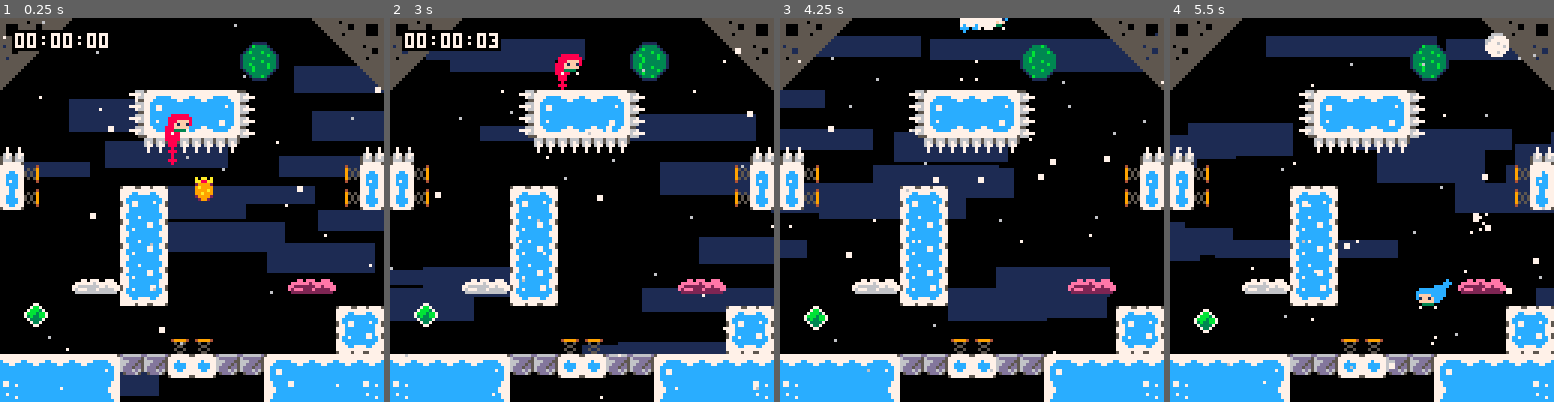
Above: before the commit, frames 1-4 (left to right).
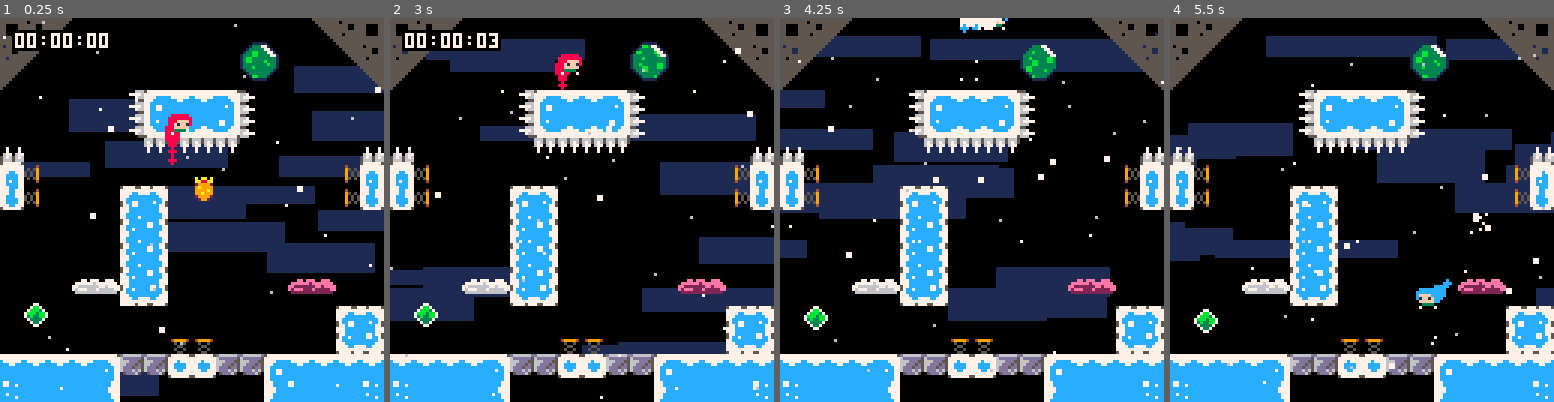
Above: after the commit, the same moments.

Repository: CelesteClassic/newleste.p8
Game: PICO-8 cartridge ridge.p8
Same seed, same stepped clock (60 frames per second), same inputs: the game is played once before the commit and once after it.
Inputs:
- Up to frame 1 (0.25 s): no input
- Up to frame 2 (3 s): tap X (X key) at 0.33, 1.07, 1.85, 2.97 s; tap O (Z key) at 0.7, 1.7, 2.1, 2.5, 2.9 s; hold Right 1.6-2.1 s; hold Up 2.15-2.42 s; hold Right from 2.47 s (still down)
- Up to frame 3 (4.25 s): release Right at 3.03 s; hold Left 3.08-3.58 s; tap O (Z key) at 3.3, 3.7, 4.1 s; hold Down 3.63-3.97 s; hold Right from 4.02 s (still down); tap X (X key) at 4.08 s
- Up to frame 4 (5.5 s): tap O (Z key) at 4.5, 4.9, 5.3 s; release Right at 4.68 s; hold Up 4.73-5.03 s; hold Left from 5.08 s (still down); tap X (X key) at 5.2 s

The runs differ from the first frame. In frame 1, 0.2% of the frame differs, in the area x 64-72%, y 7-16%; in frame 2, 0.2%; in frame 3, 0.2%; in frame 4, 0.5%, in the area x 64-89%, y 3-16%.

Commit message:
more expiremental bubble graphics

Diff:
--- a/ridge.p8
+++ b/ridge.p8
@@ -830,6 +830,20 @@
     sspr(48,32+this.poff,8,11,this.x+2,this.y+1)
     sspr(50,32+this.poff,2,7,this.x+2,this.y+3,2,7,true)
     sspr(50,35+this.poff,2,7,this.x+9,this.y+3)
+
+    line(this.x+8,this.y+1, this.x+11,this.y+4,7)
+    line(this.x+7,this.y+1, this.x+10,this.y+4,7)
+
+    --[[line(this.x+5,this.y+1, this.x+8,this.y+1,7)
+    line(this.x+4,this.y+2, this.x+7,this.y+2,7)]]
+
+    --[[ovalfill(this.x+4,this.y+1,this.x+2*r-4,this.y+3,7)
+    line(this.x+4,this.y+1, this.x+8,this.y+1,7)]]
+
+    --ovalfill(this.x+3,this.y+1,this.x+2*r-3,this.y+3,7)
+
+    --[[ovalfill(this.x+4,this.y,this.x+2*r-4,this.y+2,7)
+    line(this.x+5,this.y, this.x+8,this.y,1)]]--
   end
 }
 
@@ -1411,29 +1425,30 @@
 777cc7777777ccccc777777ccccc77777777ccc7777777777ccc777777cccc77cc7ccccc55555500005555555505555555555555000000000000000000000000
 777cc777777777777777777777777777777777777777777777777777777cc777ccccc7cc55555550055555555555555555555555000000000000000000000000
 77cccc7757777777777777777777777557777777777777777777777557777775cccccccc55555555555555555555555555555555000000000000000000000000
-00077077700777005777755777577775007777000077770000b00000000000000000000000000000000000000000000000000000000000000000000000000000
-07777776777777707777777777777777077677700777677000000b00000000000000000000000000000000000000000000000000000000000000000000000000
+00077077700777005777755777577775007777000077770000000000000000000000000000000000000000000000000000000000000000000000000000000000
+077777767777777077777777777777770776777007776770000000b0000000000000000000000000000000000000000000000000000000000000000000000000
 77666666677677777777cc7777cc7777777777776777777700000000000000000000000000000000000000000000000000000000000000000000000000000000
 7677766676666677777cccccccccc777767777776776776700b00000000000000000000000000000000000000000000000000000000000000000000000000000
-066666666666666077cccccccccccc77777677766777777700b00000000000000000000000000000000000000000000000000000000000000000000000000000
+066666666666666077cccccccccccc77777677766777777700000000000000000000000000000000000000000000000000000000000000000000000000000000
 000000000000000057cc77ccccc7cc75777777666677777700000000000000000000000000000000000000000000000000000000000000000000000000000000
-0000000000000000577c77ccccccc775077776600667777000000b00000000000000000000000000000000000000000000000000000000000000000000000000
-0000000000000000777cccccccccc777006666000066770000000000000000000000000000000000000000000000000000000000000000000000000000000000
-0000000000000000777cccccccccc777000000000000000000b00000000000000000000000000000000000000000000000000000000000000000000000000000
-000000000000000077cccccccccccc77000000000000000000000b00000000000000000000000000000000000000000000000000000000000000000000000000
+0000000000000000577c77ccccccc775077776600667777000bb0000000000000000000000000000000000000000000000000000000000000000000000000000
+0000000000000000777cccccccccc777006666000066770000bb0000000000000000000000000000000000000000000000000000000000000000000000000000
+0000000000000000777cccccccccc777000000000000000000000000000000000000000000000000000000000000000000000000000000000000000000000000
+000000000000000077cccccccccccc770000000000000000000000b0000000000000000000000000000000000000000000000000000000000000000000000000
 000000000000000077cccc7ccccccc77000000000000000000000000000000000000000000000000000000000000000000000000000000000000000000000000
 0000000000000000577cccccccccc775000000000000000000b00000000000000000000000000000000000000000000000000000000000000000000000000000
-0000000000000000577cccccc77cc775000000000000000000b00000000000000000000000000000000000000000000000000000000000000000000000000000
+0000000000000000577cccccc77cc775000000000000000000000000000000000000000000000000000000000000000000000000000000000000000000000000
 000000000000000077ccccccc77ccc77000000000000000000000000000000000000000000000000000000000000000000000000000000000000000000000000
-000000000000000077cc7ccccccccc77000000000000000000000b00000000000000000000000000000000000000000000000000000000000000000000000000
-0000000000000000777cccccccccc777000000000000000000000000000000000000000000000000000000000000000000000000000000000000000000000000
-00000000000000000000000000000000000000000000000000b00000000000000000000000000000000000000000000000000000000000000000000000000000
-00000000000000000000000000000000000000000000000000000b00000000000000000000000000000000000000000000000000000000000000000000000000
+000000000000000077cc7ccccccccc77000000000000000000bb0000000000000000000000000000000000000000000000000000000000000000000000000000
+0000000000000000777cccccccccc777000000000000000000bb0000000000000000000000000000000000000000000000000000000000000000000000000000
+00000000000000000000000000000000000000000000000000000000000000000000000000000000000000000000000000000000000000000000000000000000
+000000000000000000000000000000000000000000000000000000b0000000000000000000000000000000000000000000000000000000000000000000000000
 00000000000000000000000000000000000000000000000000000000000000000000000000000000000000000000000000000000000000000000000000000000
 00000000000000000000000000000000000000000000000000b00000000000000000000000000000000000000000000000000000000000000000000000000000
-00000000000000000000000000000000000000000000000000b00000000000000000000000000000000000000000000000000000000000000000000000000000
 00000000000000000000000000000000000000000000000000000000000000000000000000000000000000000000000000000000000000000000000000000000
-00000000000000000000000000000000000000000000000000000b00000000000000000000000000000000000000000000000000000000000000000000000000
+00000000000000000000000000000000000000000000000000000000000000000000000000000000000000000000000000000000000000000000000000000000
+00000000000000000000000000000000000000000000000000bb0000000000000000000000000000000000000000000000000000000000000000000000000000
+00000000000000000000000000000000000000000000000000bb0000000000000000000000000000000000000000000000000000000000000000000000000000
 
 
 
@@ -1571,7 +1586,7 @@
 2b3b29000000000000000000002a3b2b00000000000000000000000000000000000000000000000000000000000000000000000000000000000000000000000000000000000000000000000000000000000000000000000000000000000000000000000000000000000000000000000000000000000000000000000000000000
 3b290000000000000000460000002a3b00000000000000000000000000000000000000000000000000000000000000000000000000000000000000000000000000000000000000000000000000000000000000000000000000000000000000000000000000000000000000000000000000000000000000000000000000000000
 29000000000000013d0000000000002a00000000000000000000000000000000000000000000000000000000000000000000000000000000000000000000000000000000000000000000000000000000000000000000000000000000000000000000000000000000000000000000000000000000000000000000000000000000
-0000000000132122222312000044000000000000000000000000000000000000000000000000000000000000000000000000000000000000000000000000000000000000000000000000000000000000000000000000000000000000000000000000000000000000000000000000000000000000000000000000000000000000
+0000000000132122222312000000000000000000000000000000000000000000000000000000000000000000000000000000000000000000000000000000000000000000000000000000000000000000000000000000000000000000000000000000000000000000000000000000000000000000000000000000000000000000
 0000000000133132323312000000000000000000000000000000000000000000000000000000000000000000000000000000000000000000000000000000000000000000000000000000000000000000000000000000000000000000000000000000000000000000000000000000000000000000000000000000000000000000
 1000000000001111111100000000001000000000000000000000000000000000000000000000000000000000000000000000000000000000000000000000000000000000000000000000000000000000000000000000000000000000000000000000000000000000000000000000000000000000000000000000000000000000
 2708000000000000000000000000082700000000000000000000000000000000000000000000000000000000000000000000000000000000000000000000000000000000000000000000000000000000000000000000000000000000000000000000000000000000000000000000000000000000000000000000000000000000
